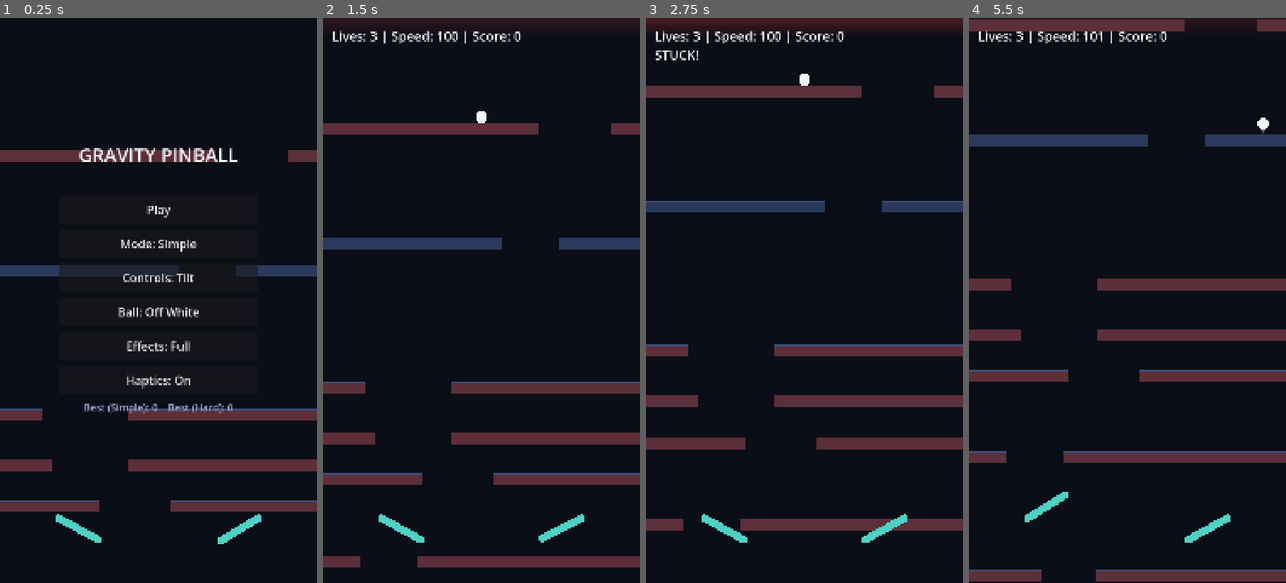
Above: before the commit, frames 1-4 (left to right).
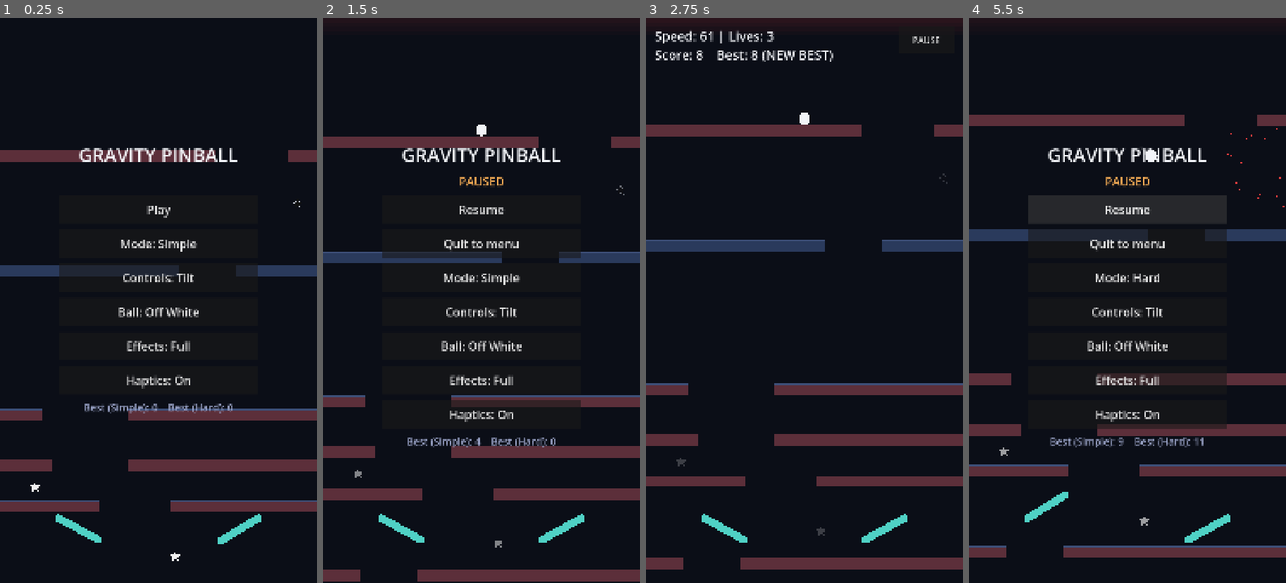
Above: after the commit, the same moments.

Repository: raeyyanhabib/GravityPinball
Game: Godot game, scene res://main.tscn
The game is run twice, just before and just after one commit, with the same random seed, the same clock (stepped at 60 frames per second) and the same inputs.
Inputs (mouse positions are in pixels of both pictures, inside the frame that each line leads up to):
- Up to frame 1 (0.25 s): no input
- Up to frame 2 (1.5 s): click "Play" at 0.5 s; click (601, 40) at 1.25 s, where only the run after the commit has a clickable "PAUSE"
- Up to frame 3 (2.75 s): click (804, 210) at 2 s, where only the run after the commit has a clickable "Resume"
- Up to frame 4 (5.5 s): tap Enter at 2.75 s; move the mouse to (1197, 272) at 2.77 s; hold D 2.78-3.5 s; tap P at 2.85, 4.55, 5 s; click (1197, 272) at 2.92 s; drag from (1064, 328) to (1111, 413) at 3.52 s; move the mouse to (1159, 176) at 4.27 s; hold D 4.28-5 s; hold Z 4.28-5 s; click (1159, 176) at 4.42 s; drag from (1111, 413) to (1032, 215) at 5.02 s

The runs differ from the first frame. In frame 1, less than 0.1% of the frame differs, in the area x 9-95%, y 32-97%; in frame 2, 22%; in frame 3, 19%; in frame 4, 26%, in the area x 0-100%, y 0-100%.

Commit message:
bleh

Diff:
--- a/main.gd
+++ b/main.gd
@@ -12,6 +12,8 @@
 const PARK_POS := Vector2(-500, -500)   # where the ball waits while the menu is open
 const DEFAULT_GRAVITY := 0.3
 const ZONE_COLORS := {0.15: "#2f5d62", 0.3: "#2a3a5c", 0.5: "#5c2f3a"}
+const HUD_MARGIN := 30.0
+const PAUSE_BTN_SIZE := Vector2(190, 90)
 
 # ---- Visual style ----
 const BG_COLOR := "#0b0e17"
@@ -28,9 +30,20 @@
 const LOW_FPS_SECONDS := 3.0
 
 # ---- Speed tuning ----
-const BASE_SPEED := 100.0
-const MAX_SPEED := 240.0
+const BASE_SPEED := 60.0
+const MAX_SPEED := 360.0
 const DRIVER_CAP := 180.0
+
+# ---- Score ----
+const SPEED_SCORE_RATE := 0.1   # points per (px/s) per second, so faster play scores more
+const STAR_CHANCE := 0.6        # chance each star slot is filled
+const STARS_PER_CHUNK := 2      # star slots per chunk
+const STAR_CLEARANCE := 30.0    # how far a star must stay from any bar
+const STAR_WHITE := 20.0
+const STAR_GOLD := 50.0
+const STAR_BLACK := 50.0        # taken off the score, and costs a life
+const PICK_RADIUS := 42.0       # how close the ball must be to collect a star
+const BEST_SAVE_SECONDS := 2.0  # how often a new best is written to disk during a run
 
 # ---- Steering ----
 const TILT_DEAD := 0.6
@@ -54,6 +67,10 @@
 const GRACE_TIME := 1.2
 const LIFE_COOLDOWN := 1.0
 
+# ---- Bar hit sound ----
+const HIT_SOUND_COOLDOWN := 0.25
+const HIT_SOUND_MIN_SPEED := 80.0
+
 const BALL_STYLES := ["off_white", "silver", "black", "white"]
 
 # ---- Saved settings ----
@@ -63,14 +80,20 @@
 var state := "menu"             # "menu", "play", or "paused"
 var lives := 3
 var time_played := 0.0
-var obstacles_passed := 0       # also the score
+var obstacles_passed := 0       # drives the speed formula, not the score
 var current_scroll_speed := BASE_SPEED
+var score := 0.0
+var run_start_best := 0         # best for this mode when the run started
+var best_dirty := false         # a new best hasn't been written to disk yet
+var best_save_timer := 0.0
 var auto_low := false           # set when the frame rate stays low
 var slow_time := 0.0            # seconds the frame rate has been low
+var top_inset := 0.0            # space the notch takes, in game units
 
 # ---- Runtime ----
 var ball: Ball
 var chunks: Array = []
+var chunk_bars: Array = []      # Rect2 of each bar in the chunk being built
 var left_flipper: Flipper
 var right_flipper: Flipper
 var tilt_smoothed := 0.0
@@ -81,10 +104,16 @@
 var grace_timer := 0.0
 var break_timer := 0.0
 var life_cooldown := 0.0
+var hit_timer := 0.0
+var sfx_players := {}           # sound name -> AudioStreamPlayer
 var hud: Label
+var hud_layer: CanvasLayer
+var pause_btn: Button
 var menu_layer: CanvasLayer
 var status_label: Label
 var best_label: Label
+var play_btn: Button
+var quit_btn: Button
 var mode_btn: Button
 var controls_btn: Button
 var ball_btn: Button
@@ -98,6 +127,7 @@
 	settings = SettingsStore.load_settings()
 	GameLog.info("Game started. Mode %s, controls %s, effects %s" % [
 		settings.mode, settings.controls, settings.effects])
+	_update_insets()
 	_make_walls()
 
 	# Fill the screen, starting one chunk above the top
@@ -119,47 +149,88 @@
 	right_flipper.position = Vector2(W - 200, FLIPPER_Y)
 	add_child(right_flipper)
 
+	_build_hud()
+	_build_menu()
+	_build_sounds()
+	_show_menu("")
+
+# Read the notch and status bar area so the HUD stays visible.
+# The safe area is in screen pixels, so divide by the stretch scale.
+func _update_insets() -> void:
+	var safe := DisplayServer.get_display_safe_area()
+	var scale := get_viewport().get_final_transform().get_scale().y
+	if scale <= 0.0:
+		scale = 1.0
+	top_inset = float(safe.position.y) / scale
+
+# HUD text and the pause button, both placed below the notch
+func _build_hud() -> void:
+	hud_layer = CanvasLayer.new()
+	add_child(hud_layer)
+
 	hud = Label.new()
-	hud.position = Vector2(30, 30)
+	hud.position = Vector2(HUD_MARGIN, HUD_MARGIN + top_inset)
 	hud.add_theme_font_size_override("font_size", 44)
 	hud.add_theme_color_override("font_color", Color("#f2f4f8"))
-	add_child(hud)
-
-	_build_menu()
-	_show_menu("")
+	hud_layer.add_child(hud)
+
+	pause_btn = Button.new()
+	pause_btn.text = "PAUSE"
+	pause_btn.size = PAUSE_BTN_SIZE
+	pause_btn.position = Vector2(W - PAUSE_BTN_SIZE.x - HUD_MARGIN, HUD_MARGIN + top_inset)
+	pause_btn.add_theme_font_size_override("font_size", 30)
+	pause_btn.pressed.connect(_pause_game)
+	pause_btn.visible = false
+	hud_layer.add_child(pause_btn)
+
+# One short sound per event. Each has its own player, so sounds can overlap.
+func _build_sounds() -> void:
+	sfx_players = {
+		"pin": _make_player(Sfx.tone(440.0, 880.0, 0.15)),
+		"break": _make_player(Sfx.tone(660.0, 990.0, 0.12)),
+		"life": _make_player(Sfx.tone(320.0, 120.0, 0.35)),
+		"over": _make_player(Sfx.tone(260.0, 60.0, 0.8)),
+		"click": _make_player(Sfx.tone(1200.0, 1200.0, 0.04, 0.2)),
+		"star": _make_player(Sfx.tone(880.0, 1320.0, 0.12)),
+		"hit": _make_player(Sfx.tone(200.0, 160.0, 0.05, 0.15)),
+	}
+
+func _make_player(stream: AudioStream) -> AudioStreamPlayer:
+	var p := AudioStreamPlayer.new()
+	p.stream = stream
+	p.volume_db = -4.0
+	add_child(p)
+	return p
+
+func _play(sound: String) -> void:
+	if sfx_players.has(sound):
+		sfx_players[sound].play()
 
 # Phone and desktop lifecycle.
-# Losing focus pauses a run. Back pauses a run, or leaves a paused run.
-# Closing the window always quits.
+# Losing focus or pressing back pauses a run.
+# Back on the pause menu ends the run. Closing the window always quits.
 func _notification(what: int) -> void:
 	if what == NOTIFICATION_WM_CLOSE_REQUEST:
 		get_tree().quit()
 	elif what == NOTIFICATION_APPLICATION_FOCUS_OUT:
 		if state == "play":
-			state = "paused"
-			GameLog.info("Paused (app lost focus)")
+			_pause_game()
 	elif what == NOTIFICATION_WM_GO_BACK_REQUEST:
 		if state == "play":
-			state = "paused"
+			_pause_game()
 		elif state == "paused":
-			_end_run("RUN ENDED")
+			_on_quit()
 		else:
 			get_tree().quit()
 
-# Touch, click, key, and pause input
+# Touch tracking and the P key
 func _input(event: InputEvent) -> void:
-	# P toggles pause on the laptop
 	if event is InputEventKey and event.pressed and not event.echo and event.keycode == KEY_P:
 		if state == "play":
-			state = "paused"
+			_pause_game()
 		elif state == "paused":
-			state = "play"
-		return
-
-	# Any tap resumes a paused run
-	if state == "paused" and event.is_pressed() \
-			and (event is InputEventScreenTouch or event is InputEventMouseButton):
-		state = "play"
+			_resume()
+		return
 
 	# Track each finger, and the mouse as index -1
 	if event is InputEventScreenTouch:
@@ -199,6 +270,8 @@
 	life_cooldown = max(0.0, life_cooldown - delta)
 	current_scroll_speed = PinballLogic.speed_for(
 		time_played, obstacles_passed, BASE_SPEED, MAX_SPEED, DRIVER_CAP)
+	score += current_scroll_speed * delta * SPEED_SCORE_RATE
+	_update_best(delta)
 
 	_read_tilt()
 	_read_flippers()
@@ -210,11 +283,25 @@
 		_carry_ball(delta)
 	else:
 		_check_wedge(delta)
-
+		_check_bar_hit(delta)
+
+	_collect_stars()
 	_keep_ball_on_screen()      # always runs last, so the ball is never left off screen
 
 	queue_redraw()
 	_update_hud()
+
+# Keep the saved best up to date during a run, written at most every BEST_SAVE_SECONDS
+func _update_best(delta: float) -> void:
+	var now := int(score)
+	if now > int(settings.best[settings.mode]):
+		settings.best[settings.mode] = now
+		best_dirty = true
+	best_save_timer = maxf(0.0, best_save_timer - delta)
+	if best_dirty and best_save_timer <= 0.0:
+		SettingsStore.save_settings(settings)
+		best_dirty = false
+		best_save_timer = BEST_SAVE_SECONDS
 
 # The ball must always be on screen.
 # Above the top: lose a life (if allowed) and replace the ball.
@@ -267,11 +354,14 @@
 	ball.tilt = tilt_smoothed
 
 # Flippers: Z and / on the laptop, screen halves on touch.
-# In Buttons mode, touches on the steer buttons don't flip.
+# Touches on the steer buttons or the pause button don't flip.
 func _read_flippers() -> void:
 	left_down = Input.is_physical_key_pressed(KEY_Z)
 	right_down = Input.is_physical_key_pressed(KEY_SLASH)
+	var pause_rect := Rect2(pause_btn.position, PAUSE_BTN_SIZE)
 	for pos in touches.values():
+		if pause_rect.has_point(pos):
+			continue
 		if settings.controls == "buttons":
 			if STEER_LEFT_RECT.has_point(pos) or STEER_RIGHT_RECT.has_point(pos):
 				continue
@@ -303,8 +393,16 @@
 		GameLog.debug("Pinned at y=%d" % int(ball.position.y))
 		_burst(ball.position, Color(PIN_COLOR), 14)
 		_buzz(30)
+		_play("pin")
 		wedge_timer = 0.0
 		break_timer = 0.0
+
+# A thud when the ball hits a bar hard, with a cooldown so it doesn't repeat every frame
+func _check_bar_hit(delta: float) -> void:
+	hit_timer = maxf(0.0, hit_timer - delta)
+	if hit_timer <= 0.0 and ball.linear_velocity.length() > HIT_SOUND_MIN_SPEED and _touching_bar():
+		_play("hit")
+		hit_timer = HIT_SOUND_COOLDOWN
 
 func _touching_bar() -> bool:
 	for b in ball.get_colliding_bodies():
@@ -336,6 +434,7 @@
 	ball.release(Vector2(dir * KICK_SPEED, 60.0))
 	grace_timer = GRACE_TIME
 	break_timer = 0.0
+	_play("break")
 
 # Take a life if the cooldown allows it. The out-of-bounds ball is always
 # replaced by a fresh one, even during cooldown.
@@ -347,21 +446,52 @@
 		_burst(ball.position, Color(LIFE_LOST_COLOR), 24)
 		_buzz(120)
 		if lives <= 0:
+			_play("over")
 			_end_run("GAME OVER")
 			return
+		_play("life")
 	_respawn_ball()
 
 # Save the best score for this mode, park the ball, and return to the menu
 func _end_run(title: String) -> void:
 	var mode: String = settings.mode
-	var is_new_best := obstacles_passed > int(settings.best[mode])
+	var final_score := int(score)
+	var is_new_best := final_score > run_start_best
+	if final_score > int(settings.best[mode]):
+		settings.best[mode] = final_score
+	SettingsStore.save_settings(settings)
+	best_dirty = false
+	GameLog.info("Run ended (%s): score %d, mode %s, new best %s" % [
+		title, final_score, mode, str(is_new_best)])
+	_park_ball()
+	var message := "%s\nScore: %d" % [title, final_score]
 	if is_new_best:
-		settings.best[mode] = obstacles_passed
-	SettingsStore.save_settings(settings)
-	GameLog.info("Run ended (%s): score %d, mode %s, new best %s" % [
-		title, obstacles_passed, mode, str(is_new_best)])
-	_park_ball()
-	_show_menu("%s\nScore: %d" % [title, obstacles_passed])
+		message += "\nNEW BEST!"
+	_show_menu(message)
+
+# Pause from the button, the P key, focus loss, or back.
+# The pause menu shows Resume and Quit to menu.
+func _pause_game() -> void:
+	if state != "play":
+		return
+	state = "paused"
+	pause_btn.visible = false
+	GameLog.info("Paused")
+	status_label.text = "PAUSED"
+	play_btn.text = "Resume"
+	quit_btn.visible = true
+	_refresh_menu()
+	menu_layer.visible = true
+
+func _resume() -> void:
+	state = "play"
+	menu_layer.visible = false
+	pause_btn.visible = true
+	GameLog.info("Resumed")
+
+# Quit a paused run back to the main menu
+func _on_quit() -> void:
+	_end_run("RUN ENDED")
 
 # Park the ball during menus: hidden, off screen, no collisions
 func _park_ball() -> void:
@@ -417,16 +547,23 @@
 	if settings.haptics:
 		Input.vibrate_handheld(duration_ms)
 
-# Show the menu, with an optional message at the top
+# Show the main menu, with an optional message at the top
 func _show_menu(message: String) -> void:
 	state = "menu"
 	menu_layer.visible = true
+	pause_btn.visible = false
 	status_label.text = message
+	play_btn.text = "Play"
+	quit_btn.visible = false
 	_refresh_menu()
 
 func _on_play() -> void:
+	if state == "paused":
+		_resume()
+		return
 	menu_layer.visible = false
 	state = "play"
+	pause_btn.visible = true
 	_restart()
 
 func _on_mode() -> void:
@@ -470,7 +607,7 @@
 	add_child(menu_layer)
 
 	var box := VBoxContainer.new()
-	box.position = Vector2(200, 420)
+	box.position = Vector2(200, 420 + top_inset)
 	box.custom_minimum_size = Vector2(680, 0)
 	box.add_theme_constant_override("separation", 20)
 	menu_layer.add_child(box)
@@ -488,7 +625,9 @@
 	status_label.horizontal_alignment = HORIZONTAL_ALIGNMENT_CENTER
 	box.add_child(status_label)
 
-	_make_button(box, "Play", _on_play)
+	play_btn = _make_button(box, "Play", _on_play)
+	quit_btn = _make_button(box, "Quit to menu", _on_quit)
+	quit_btn.visible = false
 	mode_btn = _make_button(box, "", _on_mode)
 	controls_btn = _make_button(box, "", _on_controls)
 	ball_btn = _make_button(box, "", _on_ball)
@@ -506,6 +645,7 @@
 	b.text = text
 	b.custom_minimum_size = Vector2(680, 96)
 	b.add_theme_font_size_override("font_size", 40)
+	b.pressed.connect(func(): _play("click"))
 	b.pressed.connect(callback)
 	parent.add_child(b)
 	return b
@@ -517,6 +657,11 @@
 	time_played = 0.0
 	obstacles_passed = 0
 	current_scroll_speed = BASE_SPEED
+	score = 0.0
+	run_start_best = int(settings.best[settings.mode])
+	best_dirty = false
+	best_save_timer = 0.0
+	hit_timer = 0.0
 	GameLog.info("Run started, mode %s" % settings.mode)
 	_respawn_ball()
 
@@ -587,15 +732,53 @@
 		zones.append({"y": c.position.y, "g": c.get_meta("gravity_scale")})
 	return PinballLogic.gravity_at(ball.position.y, zones, CHUNK_H, DEFAULT_GRAVITY)
 
+# Collect any star the ball is touching
+func _collect_stars() -> void:
+	for c in chunks:
+		for s in c.get_children():
+			if s is Star and ball.global_position.distance_to(s.global_position) < PICK_RADIUS:
+				_collect_star(s)
+
+# White and gold add score. Black takes score away and costs a life.
+func _collect_star(star: Star) -> void:
+	if star.kind == "black":
+		score = maxf(0.0, score - STAR_BLACK)
+		GameLog.info("Black star hit, -%d score" % int(STAR_BLACK))
+		_burst(star.global_position, Color(LIFE_LOST_COLOR), 16)
+		star.queue_free()
+		_lose_life()
+	else:
+		var gain := STAR_GOLD if star.kind == "gold" else STAR_WHITE
+		score += gain
+		_burst(star.global_position, Star.COLORS[star.kind], 10)
+		_play("star")
+		star.queue_free()
+
+# Pick a star kind: 60% white, 25% gold, 15% black
+func _pick_star_kind() -> String:
+	var roll := randf()
+	if roll < 0.15:
+		return "black"
+	if roll < 0.4:
+		return "gold"
+	return "white"
+
+func _add_star(chunk: Node2D, pos: Vector2) -> void:
+	var s := Star.new()
+	s.kind = _pick_star_kind()
+	s.position = pos
+	chunk.add_child(s)
+
 func _update_hud() -> void:
-	if state == "menu":
+	if state != "play":
 		hud.text = ""
 		return
-	if state == "paused":
-		hud.text = "PAUSED\nTap or press P to resume"
-		return
-	var text := "Lives: %d | Speed: %d | Score: %d" % [
-		lives, int(current_scroll_speed), obstacles_passed]
+	var best := int(settings.best[settings.mode])
+	var shown := int(score)
+	var text := "Speed: %d | Lives: %d\nScore: %d    Best: %d" % [
+		int(current_scroll_speed), lives, shown, best]
+	if shown > run_start_best:
+		text += " (NEW BEST)"
 	if ball.attached:
 		var window := PinballLogic.escape_window(ball.position.y, current_scroll_speed)
 		text += "\nESCAPE: %.1fs" % window
@@ -625,7 +808,8 @@
 	floor_body.position = Vector2(W / 2.0, H + 10.0)
 	add_child(floor_body)
 
-# One chunk: a random gravity zone, tinted, with up to three bar rows
+# One chunk: a random gravity zone, tinted, with up to three bar rows.
+# Stars are placed afterwards at random spots, off the path too.
 func _spawn_chunk(y: float) -> void:
 	var chunk := AnimatableBody2D.new()
 	chunk.position = Vector2(0, y)
@@ -637,6 +821,7 @@
 	var g: float = grav_choices[randi() % grav_choices.size()]
 	chunk.set_meta("gravity_scale", g)
 
+	chunk_bars.clear()
 	var band_h := CHUNK_H / 3.0
 	for band in range(3):
 		if randf() < 0.8:
@@ -645,9 +830,28 @@
 			var gap_x := randf_range(20.0, W - gap_w - 20.0)
 			_add_bar(chunk, row_y, gap_x, gap_w)
 
+	_place_stars(chunk)
 	_tint_chunk(chunk, g)
 	add_child(chunk)
 	chunks.append(chunk)
+
+# Put stars at random spots in the chunk, including off the path.
+# A spot is skipped if it sits on a bar, so the player has to go out of their way to reach it.
+func _place_stars(chunk: Node2D) -> void:
+	for i in range(STARS_PER_CHUNK):
+		if randf() > STAR_CHANCE:
+			continue
+		for attempt in range(12):
+			var p := Vector2(randf_range(40.0, W - 40.0), randf_range(20.0, CHUNK_H - 20.0))
+			if _clear_of_bars(p):
+				_add_star(chunk, p)
+				break
+
+func _clear_of_bars(p: Vector2) -> bool:
+	for r in chunk_bars:
+		if r.grow(STAR_CLEARANCE).has_point(p):
+			return false
+	return true
 
 # Color the bars by gravity zone. Edge highlights keep their own color.
 func _tint_chunk(chunk: Node2D, g: float) -> void:
@@ -660,10 +864,12 @@
 	_add_rect(chunk, 0.0, y, gap_x, BAR_H)
 	_add_rect(chunk, gap_x + gap_w, y, W - gap_x - gap_w, BAR_H)
 
-# One rectangle: a collision shape, a fill, and a lighter 2px top edge
+# One rectangle: a collision shape, a fill, and a lighter 2px top edge.
+# The rectangle is also recorded so stars can avoid it.
 func _add_rect(parent: Node2D, x: float, y: float, w: float, h: float) -> void:
 	if w <= 0.0:
 		return
+	chunk_bars.append(Rect2(x, y, w, h))
 	var shape := RectangleShape2D.new()
 	shape.size = Vector2(w, h)
 	var col := CollisionShape2D.new()
--- a/project.godot
+++ b/project.godot
@@ -13,7 +13,7 @@
 config/name="GravityPinball"
 run/main_scene="uid://ififewhfgfsd"
 config/features=PackedStringArray("4.7", "GL Compatibility")
-config/icon="res://icon.svg"
+config/icon="uid://4b336qas80sq"
 
 [display]
 
@@ -21,6 +21,11 @@
 window/size/viewport_height=1920
 window/stretch/mode="canvas_items"
 window/stretch/aspect="expand"
+window/handheld/orientation=1
+
+[input_devices]
+
+sensors/enable_gravity=true
 
 [physics]
 
@@ -31,3 +36,4 @@
 rendering_device/driver.windows="d3d12"
 renderer/rendering_method="gl_compatibility"
 renderer/rendering_method.mobile="gl_compatibility"
+textures/vram_compression/import_etc2_astc=true
--- /dev/null
+++ b/sfx.gd
@@ -0,0 +1,24 @@
+extends RefCounted
+class_name Sfx
+
+# Builds short tones in code, so there are no audio files to ship.
+const RATE := 22050
+
+# A tone that slides from one pitch to another and fades out
+static func tone(from_hz: float, to_hz: float, seconds: float, volume: float = 0.3) -> AudioStreamWAV:
+	var count := int(RATE * seconds)
+	var data := PackedByteArray()
+	data.resize(count * 2)           # 16-bit samples, 2 bytes each
+	var phase := 0.0
+	for i in range(count):
+		var t := float(i) / float(count)
+		phase += TAU * lerpf(from_hz, to_hz, t) / float(RATE)
+		var sample := sin(phase) * (1.0 - t) * volume   # fade out so it doesn't click
+		data.encode_s16(i * 2, int(clampf(sample, -1.0, 1.0) * 32767.0))
+
+	var stream := AudioStreamWAV.new()
+	stream.format = AudioStreamWAV.FORMAT_16_BITS
+	stream.mix_rate = RATE
+	stream.stereo = false
+	stream.data = data
+	return stream
--- /dev/null
+++ b/star.gd
@@ -0,0 +1,35 @@
+extends Node2D
+class_name Star
+
+# A blinking pixel star. Collected by the ball in main.gd.
+const OUTER := 18.0
+const INNER := 8.0
+const BLINK_SPEED := 4.0
+const COLORS := {"white": Color("#ffffff"), "gold": Color("#f6c343"), "black": Color("#111111")}
+const OUTLINE := Color("#c9ced8")   # black star gets a light outline so it's visible
+
+var kind := "white"
+var time := 0.0
+
+func _process(delta: float) -> void:
+	time += delta
+	queue_redraw()
+
+func _draw() -> void:
+	# Pulse the alpha so the star blinks
+	var pulse := 0.6 + 0.4 * sin(time * BLINK_SPEED)
+	var c: Color = COLORS.get(kind, COLORS["white"])
+	c.a = pulse
+
+	# Ten points, alternating outer and inner radius
+	var pts := PackedVector2Array()
+	for i in range(10):
+		var r := OUTER if i % 2 == 0 else INNER
+		var a := -PI / 2.0 + i * PI / 5.0
+		pts.append(Vector2(cos(a), sin(a)) * r)
+	draw_colored_polygon(pts, c)
+
+	if kind == "black":
+		var outline := pts.duplicate()
+		outline.append(pts[0])
+		draw_polyline(outline, Color(OUTLINE.r, OUTLINE.g, OUTLINE.b, pulse), 2.0)
Binary file added: gravity_pinball_app_icon.png
Not shown, added: gravity_pinball_app_icon.png.import
Not shown, added: sfx.gd.uid
Not shown, added: star.gd.uid
Not shown, added: android/.build_version
